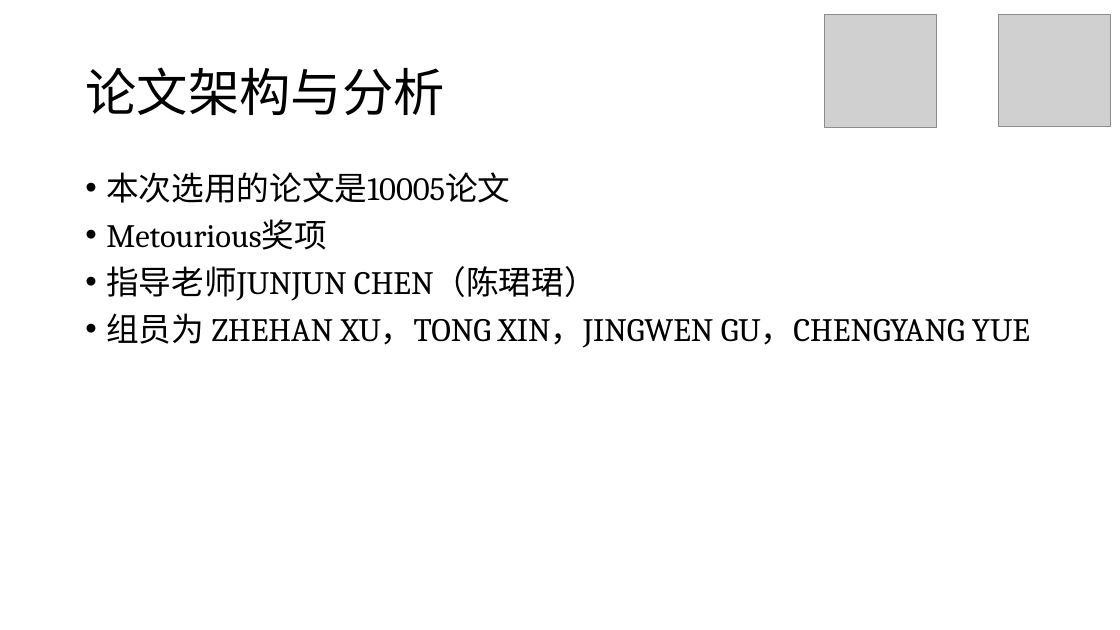
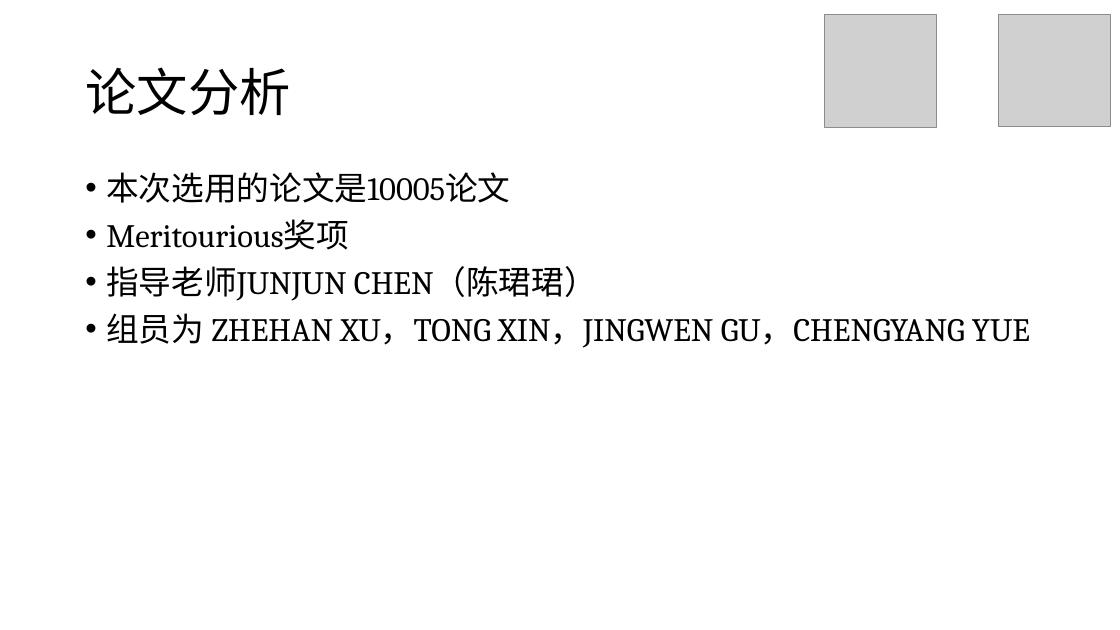
Before and after one commit to stOOrz-Science-Mind/2019_HiMCM_A_10005, a slide deck: slide 5 of 10005.pptx. Drawn at 1120x630 pixels with LibreOffice and Linux fonts; fonts in the diff are those of the drawing; grey boxes stand for pictures. Boxes give left, top, right and bottom in pixels: in the first picture for what was removed or moved away, otherwise in the second. Text is boxed around its words. In the diff, an @@ line names an element or a change of style, - is before the commit and + after.

Commit message:
update slides

```diff
--- a/10005.pptx
+++ b/10005.pptx
@@ title at box(85, 67, 290, 115): text changed @@
-论文架构与分析
+论文分析
@@ text at box(106, 219, 349, 250): text changed @@
-• Metourious奖项
+• Meritourious奖项
```
Also in this commit, not shown: 2 other slides changed, 12 slides added, 2 other files.
